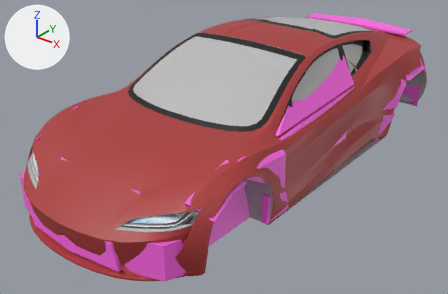
The FBX model Assets/Models/Cars/Tesla_new/tesla.fbx as it was, and as the next commit left it.
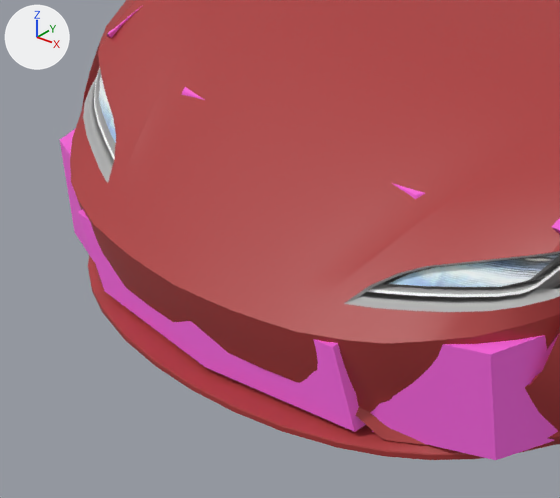
The first picture shows the older version from a 50 mm lens placed at (3.2, -4.23, 2.85), pointed at (-0.07, -0.15, 0.31). The close-ups show both versions on the part from 0% to 42% of the width and 44% to 100% of the height of that picture; other places that the commit changed are outside them. The axes (+X, +Y, +Z) are drawn at upper left. The lights are the same throughout. Where no turn or scale is listed for an object, it has been applied to the vertices. Vertices at the same position are counted once.

The first close-up shows 'pasted__BumperRCol1', 'pasted__BumperRCol2', 'pasted__BumperRCol3', 'pasted__polySurface19', 'pasted__polySurface681'.
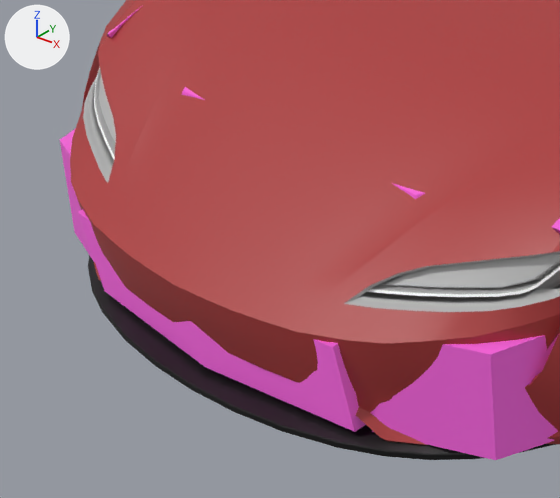
Location of each change, (x1, y1, x2, y2) in pixels of the close-ups (560 x 498 px):
```json
{"part": 1, "of": "me_mesh_010", "change": "recoloured", "before": [88, 255, 556, 460], "after": [88, 255, 556, 460]}
{"part": 2, "of": "me_mesh_004", "change": "recoloured", "before": [99, 75, 560, 287], "after": [99, 75, 560, 287]}
{"part": 3, "of": "me_mesh_004", "change": "recoloured", "before": [383, 253, 560, 288], "after": [383, 253, 560, 288]}
```

The change, as JSON lines over the scene's bpy script:
```json
{"op": "add", "block": "mat_backlight_material", "code": ["mat_backlight_material = principled_material('backlight_material')", "mat_backlight_material.base_color = (0.0, 0.0, 0.0)  # black #000000"]}
{"op": "add", "block": "mat_glass_light", "code": ["mat_glass_light = principled_material('glass_light')", "mat_glass_light.base_color = (0.5, 0.5, 0.5)  # grey #bcbcbc"]}
{"op": "add", "block": "mat_bumper_black", "code": ["mat_bumper_black = principled_material('bumper_black')", "mat_bumper_black.base_color = (0.0, 0.0, 0.0)  # black #000000"]}
{"block": "me_mesh_004", "where": "# used by ob_pasted__polysurface19; location = (0.0, 0.176, 0.744)"}
{"op": "remove", "block": "me_mesh_004", "code": "me_mesh_004.from_pydata(...)  # 4849 vertices, 7345 faces; spans x -0.97..0.97, y -2.26..2.26, z -0.57..0.57"}
{"op": "add", "block": "me_mesh_004", "code": "me_mesh_004.from_pydata(...)  # 4870 vertices, 7371 faces; spans x -0.97..0.97, y -2.26..2.26, z -0.57..0.57"}
{"block": "me_mesh_004", "change": "me_mesh_004 part 2: 25 faces spanning x -0.83..0.82, y -2.04..-1.81, z -0.18..-0.07 switch from mat_texture_car (picture img_bm3_lights_jpeg) to mat_glass_light (grey #bcbcbc)"}
{"block": "me_mesh_004", "change": "me_mesh_004 part 3: 125 faces spanning x -0.85..0.85, y -2.04..-1.74, z -0.19..-0.06 switch from mat_glass_light2 (dark grey #626262) to mat_glass_light (grey #bcbcbc)"}
{"op": "add", "block": "me_mesh_004", "code": "me_mesh_004.materials.append(mat_backlight_material)  # black #000000"}
{"block": "me_mesh_010", "where": "me_mesh_010.from_pydata(...)  # 420 vertices, 642 faces; spans x -0.97..0.97, y -0.3..0.3, z -0.26..0.26"}
{"block": "me_mesh_010", "where": "# used by ob_pasted__polysurface681; location = (0.0, -1.788, 0.438)"}
{"block": "me_mesh_010", "change": "me_mesh_010 part 1: 126 of the faces centred in x -0.81..0.81, y -0.29..0.07, z -0.26..-0.24 switch from mat_pasted__tesla_base4 (red #ac3939) to mat_bumper_black (black #000000)"}
```
